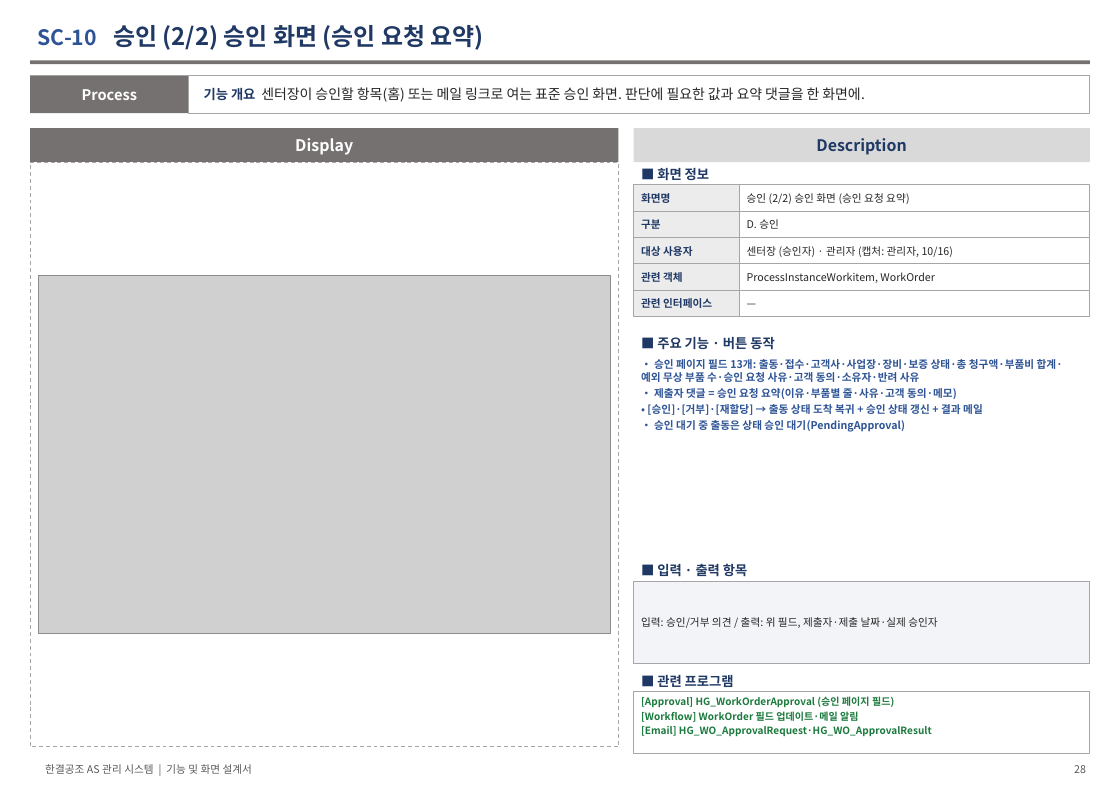
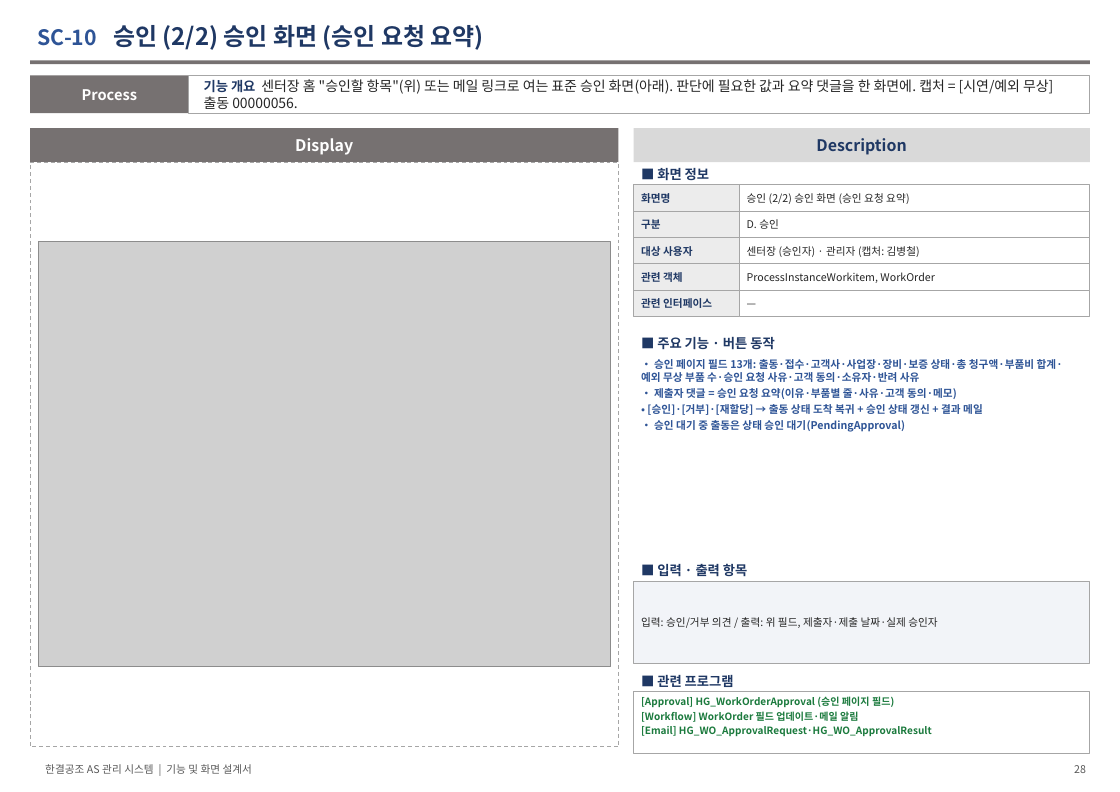
Before and after one commit to dlgkrals/sfdc-onboarding, a slide deck: slide 28 of docs/산출물/03_한결공조_AS관리_기능및화면설계서_V1.1.pptx. Drawn at 1120x792 pixels with LibreOffice and Linux fonts; fonts in the diff are those of the drawing; grey boxes stand for pictures. Boxes give left, top, right and bottom in pixels: in the first picture for what was removed or moved away, otherwise in the second. Text is boxed around its words. In the diff, an @@ line names an element or a change of style, - is before the commit and + after.

Commit message:
화면 설계서 V1.1: 승인 장 캡처를 김병철 화면으로(승인할 항목 + 승인 화면, 출동 00000056)

```diff
--- a/docs/산출물/03_한결공조_AS관리_기능및화면설계서_V1.1.pptx
+++ b/docs/산출물/03_한결공조_AS관리_기능및화면설계서_V1.1.pptx
@@ text at [204, 79, 1053, 109]: text changed @@
-기능 개요 센터장이 승인할 항목(홈) 또는 메일 링크로 여는 표준 승인 화면. 판단에 필요한 값과 요약 댓글을 한 화면에.
+기능 개요 센터장 홈 "승인할 항목"(위) 또는 메일 링크로 여는 표준 승인 화면(아래). 판단에 필요한 값과 요약 댓글을 한 화면에. 캡처 = [시연/예외 무상] 출동 00000056.
@@ picture: place and size @@
-picture at [38, 276, 610, 633]
+picture at [38, 241, 610, 667]
@@ text at [747, 246, 920, 257]: text changed @@
-센터장 (승인자) · 관리자 (캡처: 관리자, 10/16)
+센터장 (승인자) · 관리자 (캡처: 김병철)
```
Also in this commit, not shown: 1 other slide changed.
